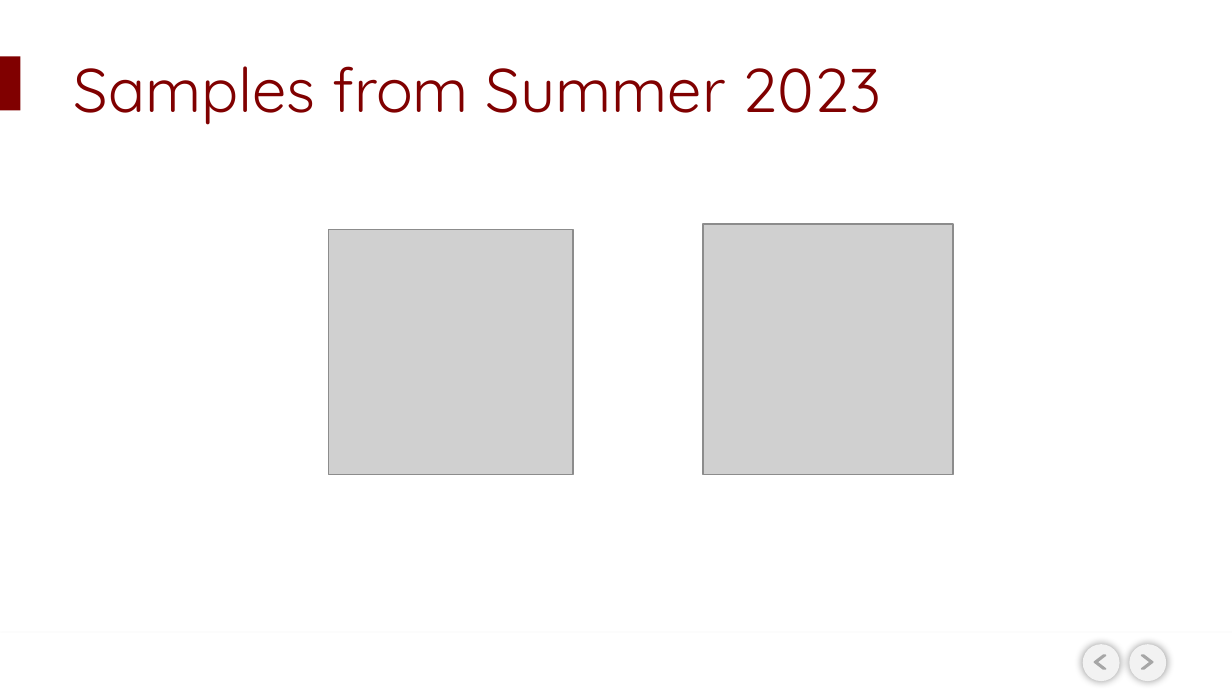
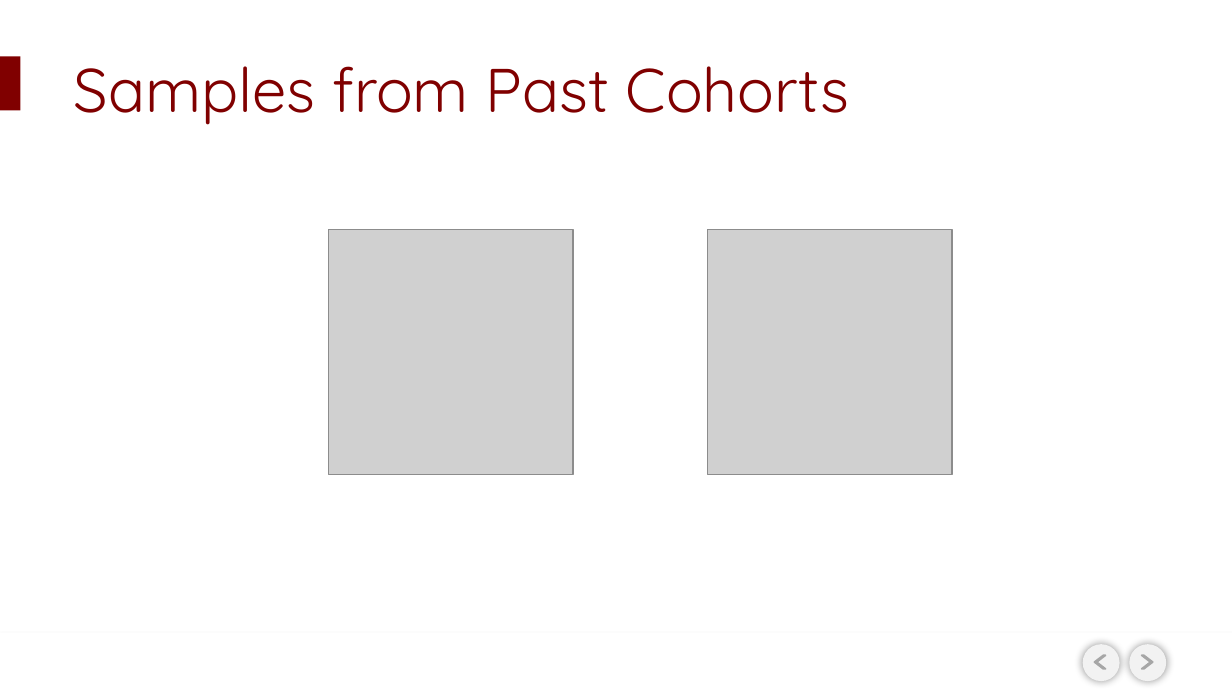
Before and after one commit to USCbiostats/LAsBEST, a slide deck: slide 38 of google-drive/week04/2Tues/1_Writing a Research Abstract and Poster Presentation.pptx. Drawn at 1232x693 pixels with LibreOffice and Linux fonts; fonts in the diff are those of the drawing; grey boxes stand for pictures; background and template pictures are left out. Boxes give left, top, right and bottom in pixels: in the first picture for what was removed or moved away, otherwise in the second. Text is boxed around its words. In the diff, an @@ line names an element or a change of style, - is before the commit and + after.

```diff
--- a/google-drive/week04/2Tues/1_Writing a Research Abstract and Poster Presentation.pptx
+++ b/google-drive/week04/2Tues/1_Writing a Research Abstract and Poster Presentation.pptx
@@ title at [74,66,849,125]: text changed @@
-Samples from Summer 2023
+Samples from Past Cohorts
@@ picture: place and size @@
-picture at [703,224,954,474]
+picture at [707,229,952,474]
```
Also in this commit, not shown: 1 other file.
